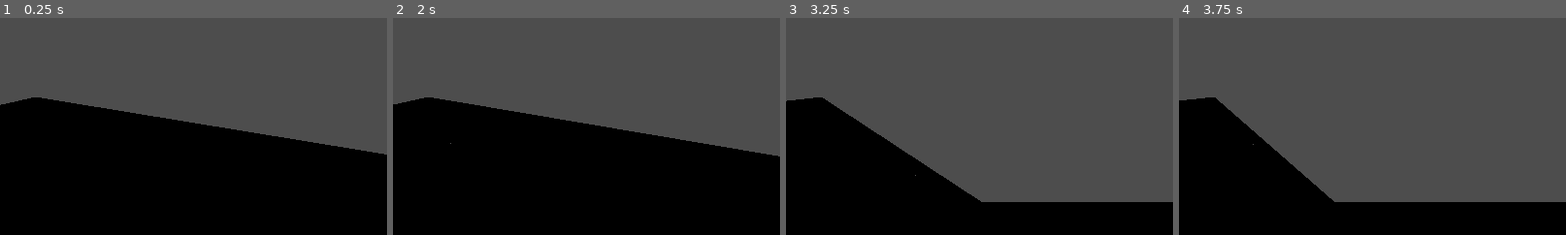
Above: before the commit, frames 1-4 (left to right).
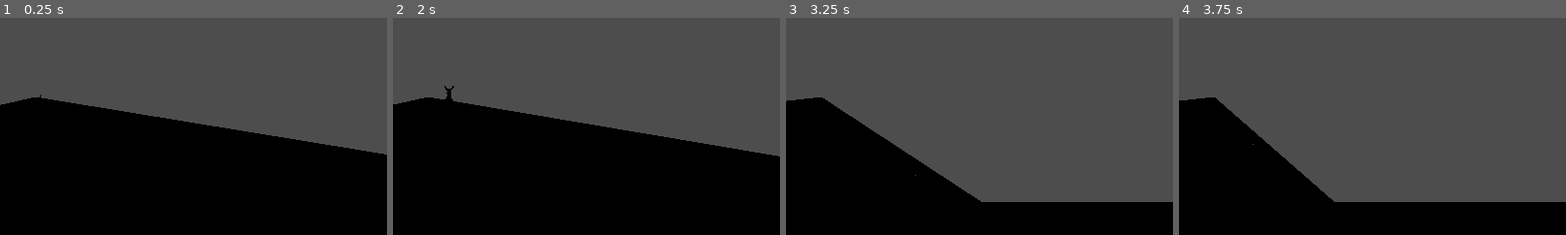
Above: after the commit, the same moments.

Repository: GeorgRut/Year12Godot
Game: Godot game, scene res://world.tscn
Same seed, same stepped clock (60 frames per second), same inputs: the game is played once before the commit and once after it.
Inputs:
- Up to frame 1 (0.25 s): no input
- Up to frame 2 (2 s): tap Enter at 0.5 s; hold Right (ui_right) 0.53-1.28 s; hold Left (ui_left) from 1.28 s (still down)
- Up to frame 3 (3.25 s): release Left (ui_left) at 2.03 s; hold Right (ui_right) from 2.03 s (still down)
- Up to frame 4 (3.75 s): release Right (ui_right) at 3.53 s; hold Left (ui_left) from 3.53 s (still down)
The pictures show only the part of the screen within x 45-95%, y 32-82%; the shares and areas given below are measured in that part.

The runs differ from the first frame. In frame 1, less than 0.1% of the frame differs, in the area x 10-25%, y 35-42%; in frame 2, less than 0.1%, in the area x 13-16%, y 31-59%; in frame 3, less than 0.1%; in frame 4, less than 0.1%.

Commit message:
added roos
added moving roos towards bus

Diff:
--- /dev/null
+++ b/CarGame/RooSpawner.gd
@@ -0,0 +1,18 @@
+extends Node3D
+
+const ROO = preload("res://roo.tscn")
+# Called when the node enters the scene tree for the first time.
+func _ready():
+	pass # Replace with function body.
+
+
+# Called every frame. 'delta' is the elapsed time since the previous frame.
+func _process(delta):
+	pass
+
+
+func _on_timer_timeout():
+	var new_roo = ROO.instantiate()
+	add_sibling(new_roo)
+	new_roo.global_position = global_position
+	new_roo.global_position.x += randi_range(-5,5) #add a random position to the roos on the road
--- a/CarGame/node_3d.gd
+++ b/CarGame/node_3d.gd
@@ -25,3 +25,7 @@
 
 
 	move_and_slide()
+
+
+func _on_timer_timeout():
+	pass # Replace with function body.
--- a/CarGame/road.gd
+++ b/CarGame/road.gd
@@ -2,7 +2,7 @@
 
 var length = 60
 var distance_moved = 0
-var speed = 10
+var speed = 30
 
 func _process(delta):
 	var move = delta * speed
--- a/CarGame/roo.gd
+++ b/CarGame/roo.gd
@@ -1,6 +1,7 @@
 extends Area3D
 
-@export var speed : float = 1.0
+@export var speed : float = 30
 
 func _physics_process(delta: float) -> void:
-	translate(Vector3(0, 0, -speed * delta))
+	var move = speed * delta
+	translate(transform.basis.z * move )
--- a/CarGame/world.tscn
+++ b/CarGame/world.tscn
@@ -1,13 +1,18 @@
-[gd_scene load_steps=4 format=3 uid="uid://bmdxomxr0xfk1"]
+[gd_scene load_steps=6 format=3 uid="uid://bmdxomxr0xfk1"]
 
 [ext_resource type="PackedScene" uid="uid://cjvf07ggin8d7" path="res://node_3d.tscn" id="1_38m50"]
 [ext_resource type="Script" path="res://road.gd" id="2_q0tw7"]
+[ext_resource type="PackedScene" uid="uid://dm2g1fgtn3ahr" path="res://roo.tscn" id="2_tonhv"]
 [ext_resource type="PackedScene" uid="uid://dvwlva7o8qx7p" path="res://road.tscn" id="3_useyh"]
+[ext_resource type="Script" path="res://RooSpawner.gd" id="5_p86wt"]
 
 [node name="World" type="Node3D"]
 
 [node name="BUS" parent="." instance=ExtResource("1_38m50")]
 transform = Transform3D(1, 0, 0, 0, 1, 0, 0, 0, 1, -0.138522, -0.564309, 2.37061)
+
+[node name="roo" parent="." instance=ExtResource("2_tonhv")]
+transform = Transform3D(1, 0, 0, 0, 1, 0, 0, 0, 1, 0, 0, -68.2489)
 
 [node name="Roads" type="Node3D" parent="."]
 script = ExtResource("2_q0tw7")
@@ -46,3 +51,12 @@
 
 [node name="road12" parent="Roads" instance=ExtResource("3_useyh")]
 transform = Transform3D(1, 0, 0, 0, 1, 0, 0, 0, 1, 0, 0, -660)
+
+[node name="RooSpawner" type="Node3D" parent="."]
+transform = Transform3D(1, 0, 0, 0, 1, 0, 0, 0, 1, 0, 0, -704.447)
+script = ExtResource("5_p86wt")
+
+[node name="Timer" type="Timer" parent="RooSpawner"]
+autostart = true
+
+[connection signal="timeout" from="RooSpawner/Timer" to="RooSpawner" method="_on_timer_timeout"]
Not shown, added: CarGame/Models/Bus.mtl
Not shown, added: CarGame/Models/Bus.obj.import
Binary file added: CarGame/Models/Bus_KangarooSign.png
Not shown, added: CarGame/Models/Bus_KangarooSign.png.import
Binary file added: CarGame/Models/Bus_Kangaroo_diff.jpg
Not shown, added: CarGame/Models/Bus_Kangaroo_diff.jpg.import
Not shown, added: CarGame/Models/Bus.obj
